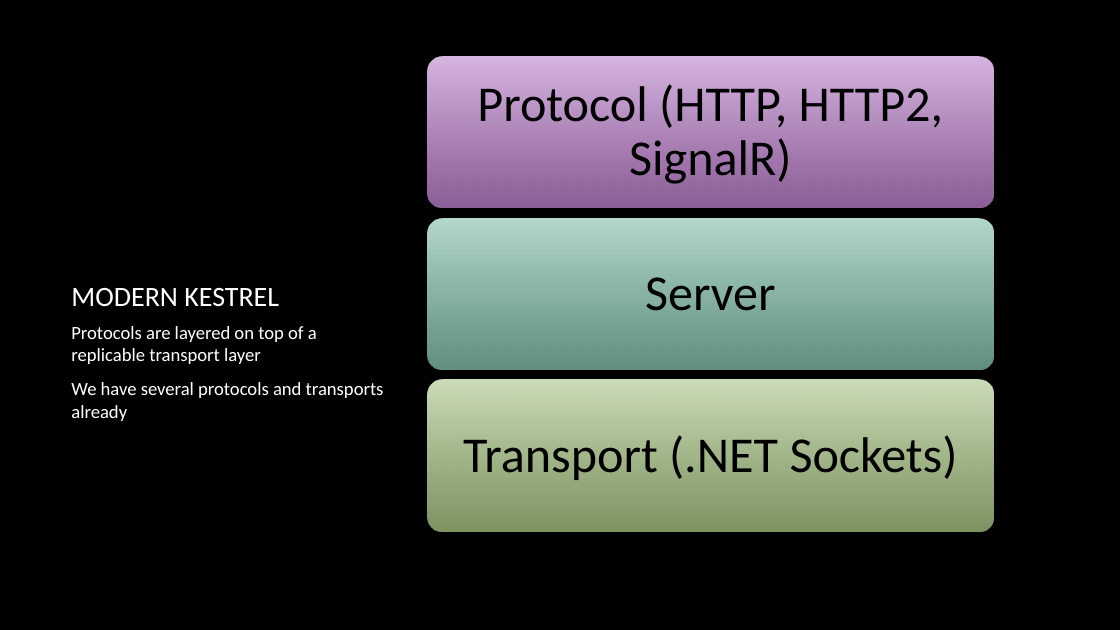
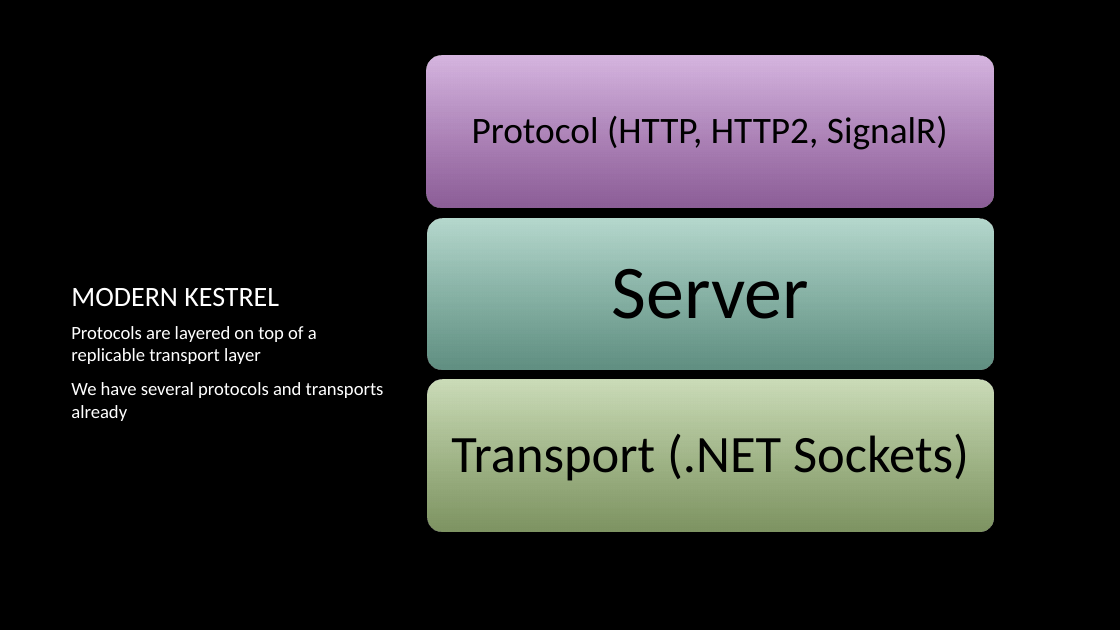
Before and after one commit to rynowak/Presentations, a slide deck: slide 7 of 2019/NDCSyndey/slides.pptx (slide 6 before the commit). Drawn at 1120x630 pixels with LibreOffice and Linux fonts; fonts in the diff are those of the drawing; background and template pictures are left out. Boxes give left, top, right and bottom in pixels: in the first picture for what was removed or moved away, otherwise in the second. Text is boxed around its words. In the diff, an @@ line names an element or a change of style, - is before the commit and + after.

```diff
--- a/2019/NDCSyndey/slides.pptx
+++ b/2019/NDCSyndey/slides.pptx
@@ text "Protocol (HTTP, HTTP2, SignalR)" at box(472, 116, 948, 150): size 43 to 32 pt; less space between paragraphs @@
@@ text "Server" at box(612, 269, 809, 319): size 43 to 65 pt; more space between paragraphs @@
@@ text "Transport (.NET Sockets)" at box(451, 434, 969, 481): size 43 to 45 pt @@
```
Also in this commit, not shown: 11 other slides changed, 5 slides added.
